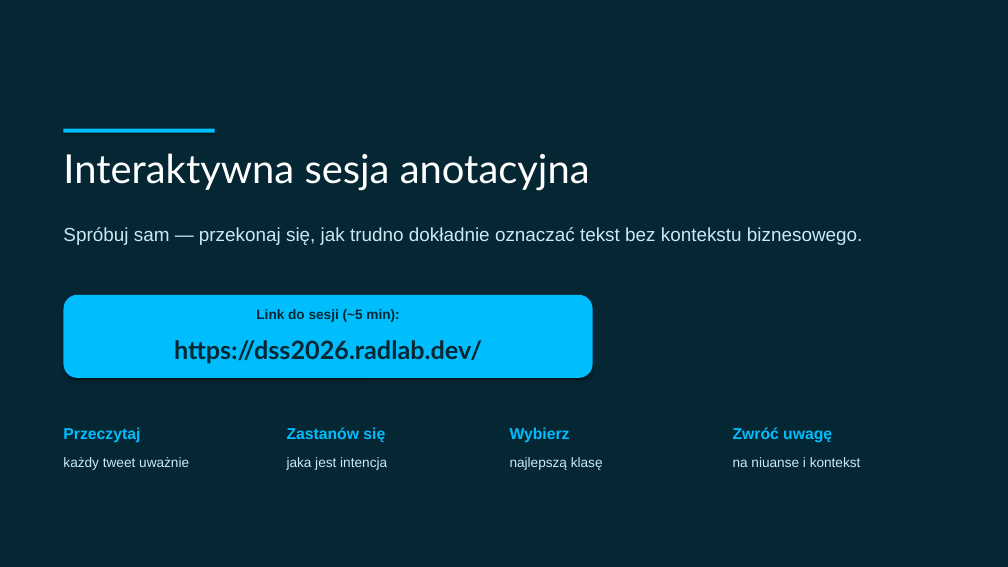
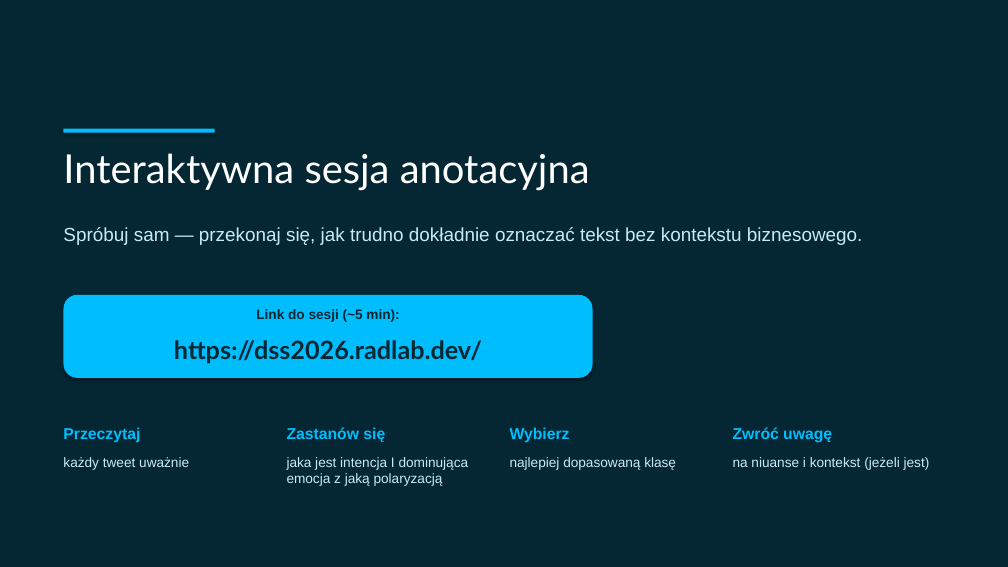
Before and after one commit to radlab-dev-group/.github, a slide deck: slide 16 of conf/DSS_20260618/presentation/pptx/DSS_2026_Tutorial.pptx. Drawn at 1008x567 pixels with LibreOffice and Linux fonts; fonts in the diff are those of the drawing. Boxes give left, top, right and bottom in pixels: in the first picture for what was removed or moved away, otherwise in the second. Text is boxed around its words. In the diff, an @@ line names an element or a change of style, - is before the commit and + after.

```diff
--- a/conf/DSS_20260618/presentation/pptx/DSS_2026_Tutorial.pptx
+++ b/conf/DSS_20260618/presentation/pptx/DSS_2026_Tutorial.pptx
@@ text at (287, 457, 469, 486): text changed @@
-jaka jest intencja
+jaka jest intencja I dominująca emocja z jaką polaryzacją
@@ text at (510, 457, 676, 470): text changed @@
-najlepszą klasę
+najlepiej dopasowaną klasę
@@ text at (733, 457, 930, 470): text changed @@
-na niuanse i kontekst
+na niuanse i kontekst (jeżeli jest)
```
Also in this commit, not shown: 10 other slides changed, 1 other file.
